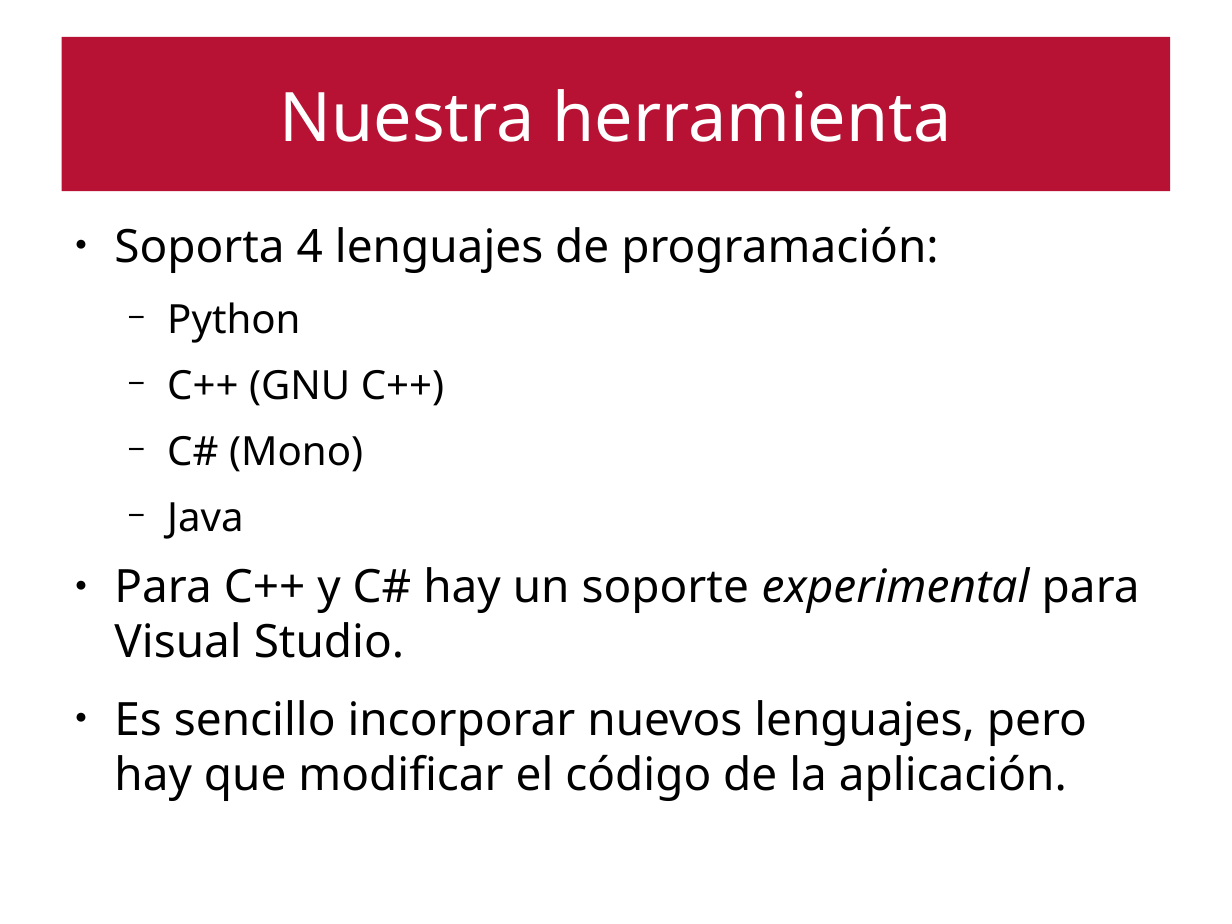
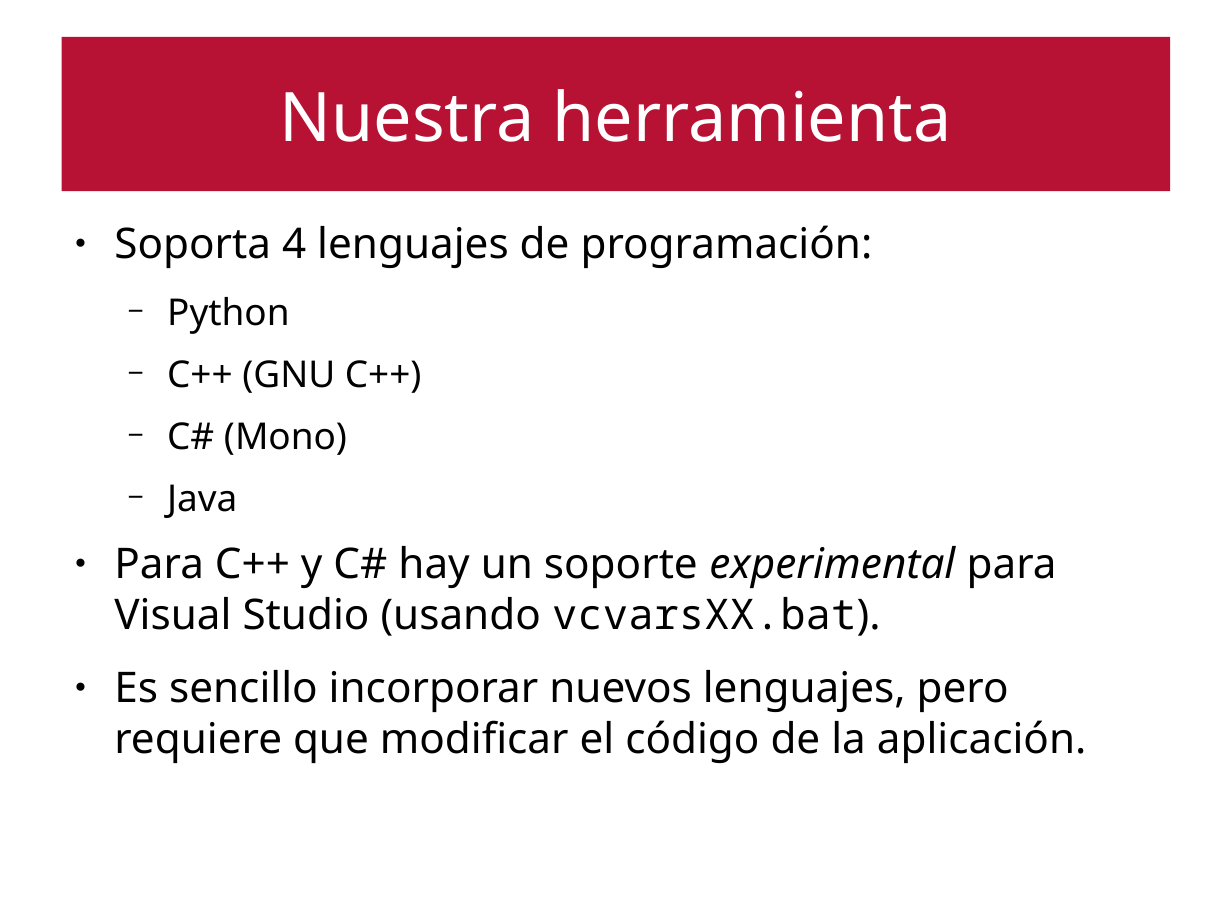
Before and after one commit to emartinm/TutorialesInteractivos, a slide deck: slide 10 of doc/Taller_FDI_2017.odp. Drawn at 1232x924 pixels with LibreOffice and Linux fonts; fonts in the diff are those of the drawing. Boxes give left, top, right and bottom in pixels: in the first picture for what was removed or moved away, otherwise in the second. Text is boxed around its words. In the diff, an @@ line names an element or a change of style, - is before the commit and + after.

```diff
--- a/doc/Taller_FDI_2017.odp
+++ b/doc/Taller_FDI_2017.odp
@@ text at [114, 225, 873, 518]: size 29.6 to 27.2 pt in "Soporta 4 lenguajes de programación:"; size 25.9 to 23.8 pt in "Python", "C++ (GNU C++)", "C# (Mono)", "Java" @@
@@ text at [114, 546, 1087, 763]: text changed; size 29.6 to 27.2 pt @@
-● Para C++ y C# hay un soporte experimental para Visual Studio.
-● Es sencillo incorporar nuevos lenguajes, pero hay que modificar el código de la aplicación.
+● Para C++ y C# hay un soporte experimental para Visual Studio (usando vcvarsXX.bat).
+● Es sencillo incorporar nuevos lenguajes, pero requiere que modificar el código de la aplicación.
```
Also in this commit, not shown: 12 other slides changed, 2 slides added, 3 other files.
